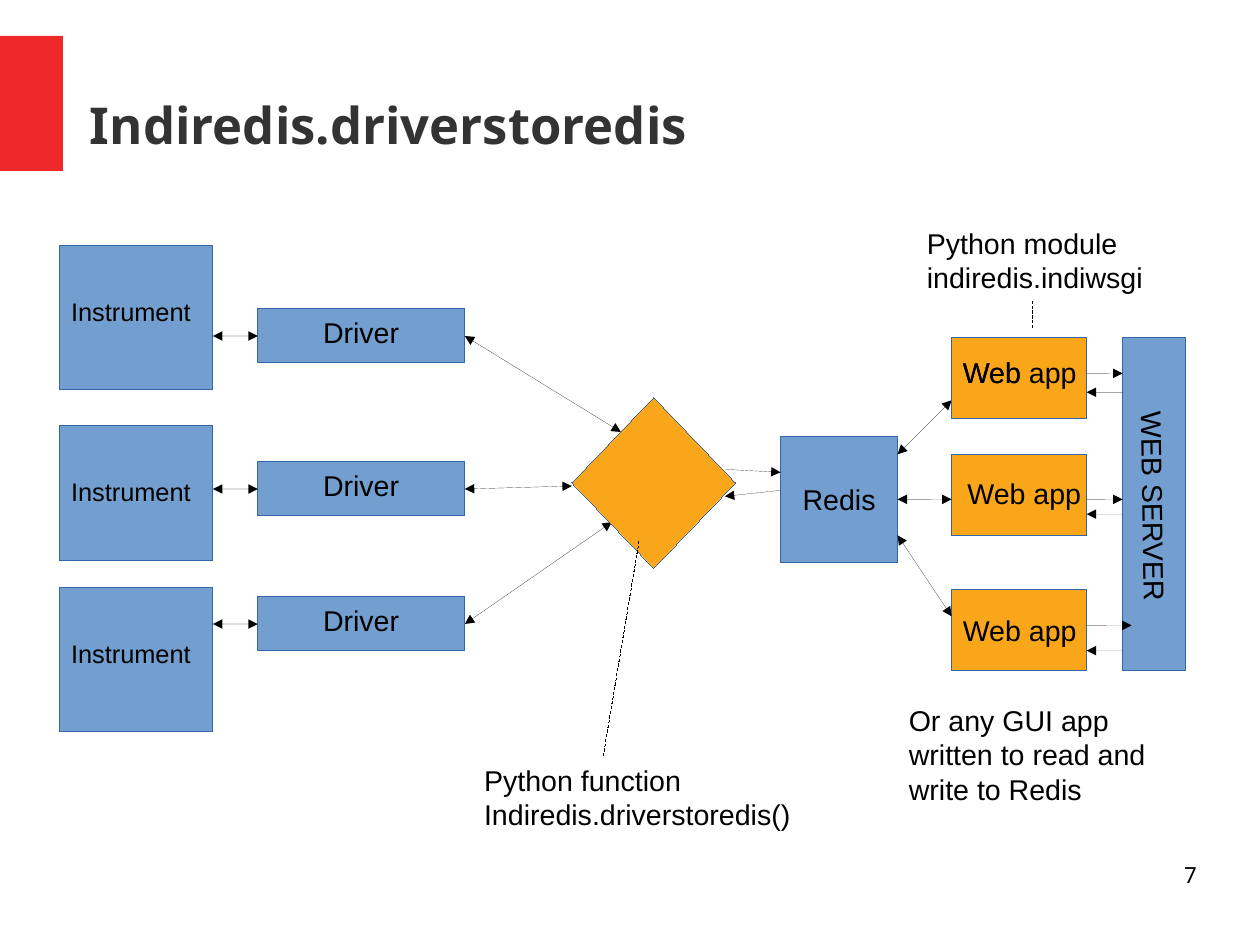
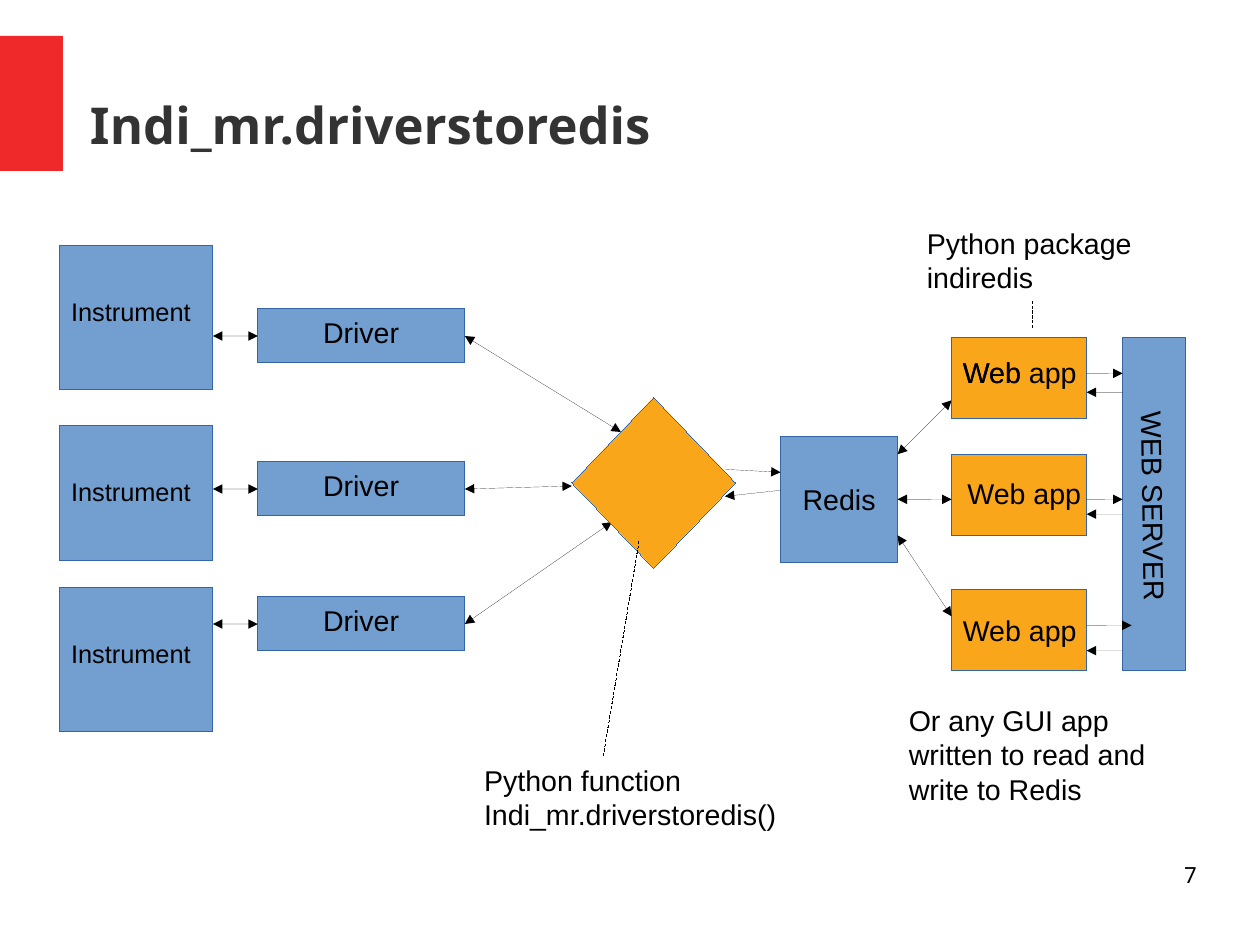
Before and after one commit to bernie-skipole/indi, a slide deck: slide 7 of indislides.odp. Drawn at 1260x945 pixels with LibreOffice and Linux fonts; fonts in the diff are those of the drawing. Boxes give left, top, right and bottom in pixels: in the first picture for what was removed or moved away, otherwise in the second. Text is boxed around its words. In the diff, an @@ line names an element or a change of style, - is before the commit and + after.

```diff
--- a/indislides.odp
+++ b/indislides.odp
@@ title at box(90, 105, 650, 152): text changed @@
-Indiredis.driverstoredis
+Indi_mr.driverstoredis
@@ text at box(927, 233, 1132, 289): text changed @@
-Python module
-indiredis.indiwsgi
+Python package
+indiredis
@@ text at box(484, 804, 776, 831): text changed @@
-Indiredis.driverstoredis()
+Indi_mr.driverstoredis()
```
Also in this commit, not shown: 9 other slides changed, 9 other files.
